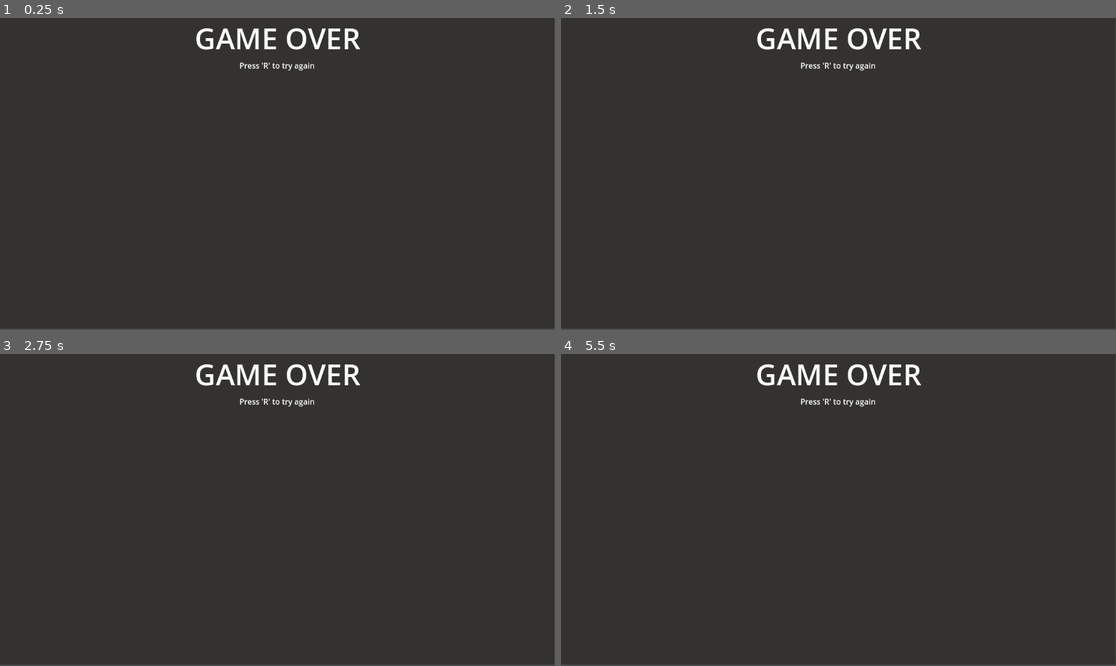
Above: before the commit, frames 1-4 (two rows, left to right).
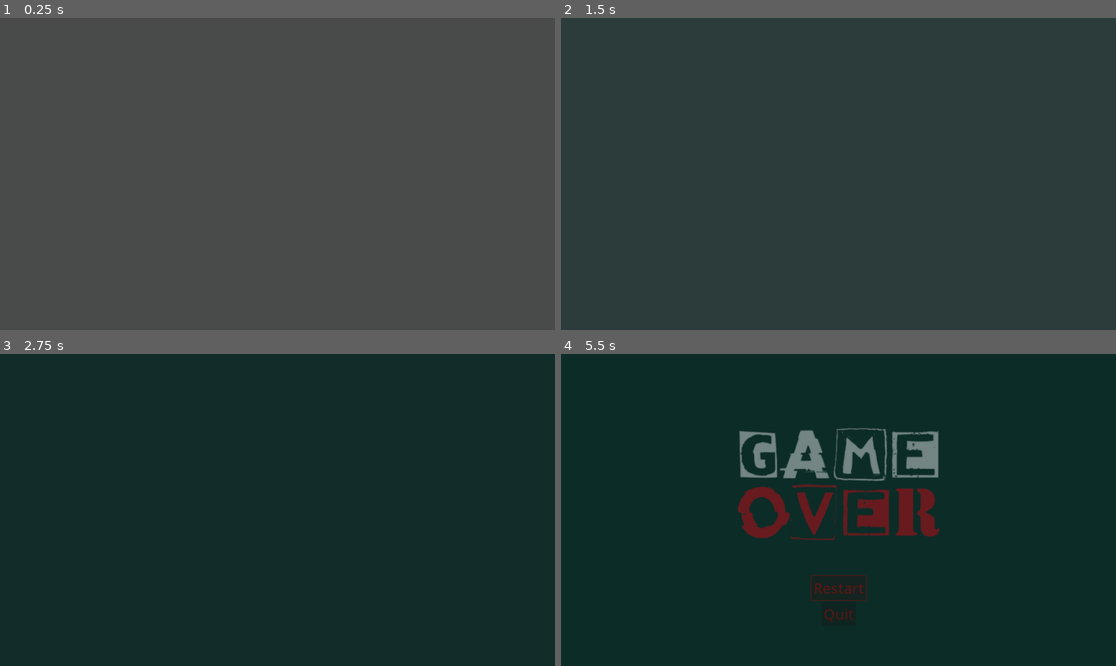
Above: after the commit, the same moments.

Repository: nexcoyocoatl/Projeto_Die_Hard
Game: Godot game, scene res://game_over.tscn
The game is run twice, just before and just after one commit, with the same random seed, the same clock (stepped at 60 frames per second) and the same inputs. This scene is started directly instead of the project's main scene.
Inputs (mouse positions are in pixels of both pictures, inside the frame that each line leads up to):
- Up to frame 1 (0.25 s): no input
- Up to frame 2 (1.5 s): tap R at 0.5, 1.25 s; hold Right (player_move_right) 0.53-1.28 s; hold Down (player_move_down) from 1.28 s (still down)
- Up to frame 3 (2.75 s): tap R at 2 s; release Down (player_move_down) at 2.03 s; hold Right (player_move_right) from 2.03 s (still down)
- Up to frame 4 (5.5 s): tap R at 2.75 s; release Right (player_move_right) at 2.78 s; hold Up (player_move_up) 2.78-3.5 s; click (838, 588) at 3.5 s, where only the run after the commit has a clickable "Restart"; click (838, 588) at 4.25 s, where only the run after the commit has a clickable "Restart"; click (838, 588) at 5 s, where only the run after the commit has a clickable "Restart"

The runs differ from the first frame. In frame 1, 99% of the frame differs, in the area x 0-100%, y 0-100%; in frame 2, 1.6%; in frame 3, 100%; in frame 4, 99%.

Commit message:
(Naiumy) cena de game over

Diff:
--- /dev/null
+++ b/game_over.gd
@@ -0,0 +1,13 @@
+extends Control
+
+func _ready():
+	pass
+
+func _process(_delta):
+	pass
+
+func _on_restart_btn_pressed() -> void:
+	pass # Replace with function body.
+
+func _on_quit_btn_pressed() -> void:
+	get_tree().quit()
--- a/game_over.tscn
+++ b/game_over.tscn
@@ -1,40 +1,135 @@
-[gd_scene format=3 uid="uid://capkpr0r26umy"]
+[gd_scene load_steps=6 format=3 uid="uid://yqdgis2x0ss0"]
 
-[node name="Control" type="Control"]
+[ext_resource type="Texture2D" uid="uid://w8oo24k62sn0" path="res://Textures/GameOver.png" id="1_y26ei"]
+[ext_resource type="Script" uid="uid://cjc7n1u7mqbao" path="res://game_over.gd" id="1_yxx3c"]
+
+[sub_resource type="Animation" id="Animation_y26ei"]
+resource_name = "GameOver"
+length = 10.001
+tracks/0/type = "value"
+tracks/0/imported = false
+tracks/0/enabled = true
+tracks/0/path = NodePath("ColorRect:modulate")
+tracks/0/interp = 1
+tracks/0/loop_wrap = true
+tracks/0/keys = {
+"times": PackedFloat32Array(0.1, 2.9),
+"transitions": PackedFloat32Array(1, 1),
+"update": 0,
+"values": [Color(1, 1, 1, 0), Color(1, 1, 1, 1)]
+}
+tracks/1/type = "value"
+tracks/1/imported = false
+tracks/1/enabled = true
+tracks/1/path = NodePath("VBoxContainer:modulate")
+tracks/1/interp = 1
+tracks/1/loop_wrap = true
+tracks/1/keys = {
+"times": PackedFloat32Array(3.001, 8.83),
+"transitions": PackedFloat32Array(1, 1),
+"update": 0,
+"values": [Color(1, 1, 1, 0), Color(1, 1, 1, 1)]
+}
+
+[sub_resource type="Animation" id="Animation_yxx3c"]
+length = 0.001
+tracks/0/type = "value"
+tracks/0/imported = false
+tracks/0/enabled = true
+tracks/0/path = NodePath("ColorRect:modulate")
+tracks/0/interp = 1
+tracks/0/loop_wrap = true
+tracks/0/keys = {
+"times": PackedFloat32Array(0),
+"transitions": PackedFloat32Array(1),
+"update": 0,
+"values": [Color(1, 1, 1, 1)]
+}
+tracks/1/type = "value"
+tracks/1/imported = false
+tracks/1/enabled = true
+tracks/1/path = NodePath("VBoxContainer:modulate")
+tracks/1/interp = 1
+tracks/1/loop_wrap = true
+tracks/1/keys = {
+"times": PackedFloat32Array(0),
+"transitions": PackedFloat32Array(1),
+"update": 0,
+"values": [Color(1, 1, 1, 1)]
+}
+
+[sub_resource type="AnimationLibrary" id="AnimationLibrary_ccer4"]
+_data = {
+&"GameOver": SubResource("Animation_y26ei"),
+&"RESET": SubResource("Animation_yxx3c")
+}
+
+[node name="GameOver" type="Control"]
 layout_mode = 3
-anchors_preset = 0
-offset_right = 1151.0
-offset_bottom = 645.0
+anchors_preset = 15
+anchor_right = 1.0
+anchor_bottom = 1.0
+grow_horizontal = 2
+grow_vertical = 2
+script = ExtResource("1_yxx3c")
 
 [node name="ColorRect" type="ColorRect" parent="."]
+texture_filter = 3
 layout_mode = 1
 anchors_preset = 15
 anchor_right = 1.0
 anchor_bottom = 1.0
 grow_horizontal = 2
 grow_vertical = 2
-color = Color(0.192157, 0.188235, 0.168627, 0.921569)
+color = Color(0.0486885, 0.171553, 0.153316, 1)
 
-[node name="CenterContainer" type="CenterContainer" parent="."]
+[node name="VBoxContainer" type="VBoxContainer" parent="."]
 layout_mode = 1
-anchors_preset = 5
+anchors_preset = 8
 anchor_left = 0.5
+anchor_top = 0.5
 anchor_right = 0.5
-offset_left = -46.0
-offset_right = 46.0
-offset_bottom = 23.0
+anchor_bottom = 0.5
+offset_left = -333.5
+offset_top = -210.5
+offset_right = 333.5
+offset_bottom = 210.5
 grow_horizontal = 2
+grow_vertical = 2
 
-[node name="VBoxContainer" type="VBoxContainer" parent="CenterContainer"]
+[node name="GameOver_Title" type="TextureRect" parent="VBoxContainer"]
 layout_mode = 2
-alignment = 1
+texture = ExtResource("1_y26ei")
 
-[node name="Label" type="Label" parent="CenterContainer/VBoxContainer"]
-layout_mode = 2
-theme_override_font_sizes/font_size = 60
-text = "GAME OVER"
-
-[node name="Label2" type="Label" parent="CenterContainer/VBoxContainer"]
+[node name="Restart_Btn" type="Button" parent="VBoxContainer"]
+modulate = Color(1, 0, 0.0627451, 1)
+self_modulate = Color(0.947406, 3.77826e-06, 1.73271e-06, 0.705882)
+texture_filter = 3
+texture_repeat = 3
 layout_mode = 2
 size_flags_horizontal = 4
-text = "Press 'R' to try again"
+size_flags_vertical = 4
+localize_numeral_system = false
+theme_override_font_sizes/font_size = 30
+text = "Restart"
+icon_alignment = 1
+
+[node name="Quit_Btn" type="Button" parent="VBoxContainer"]
+modulate = Color(1, 0, 0.0627451, 1)
+self_modulate = Color(0.94902, 0, 0, 0.705882)
+texture_filter = 3
+texture_repeat = 3
+layout_mode = 2
+size_flags_horizontal = 4
+size_flags_vertical = 4
+theme_override_font_sizes/font_size = 30
+text = "Quit"
+
+[node name="Animation" type="AnimationPlayer" parent="."]
+libraries = {
+&"": SubResource("AnimationLibrary_ccer4")
+}
+autoplay = "GameOver"
+
+[connection signal="pressed" from="VBoxContainer/Restart_Btn" to="." method="_on_restart_btn_pressed"]
+[connection signal="pressed" from="VBoxContainer/Quit_Btn" to="." method="_on_quit_btn_pressed"]
Binary file added: Textures/GameOver.png
Not shown, added: game_over.gd.uid
